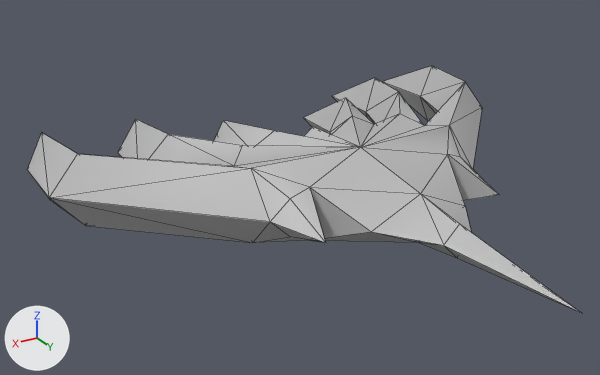
Before and after pictures for a commit that changed the FBX model Space44/Assets/Boss3 e 4/boss3.fbx.
Before and after are seen from a 50 mm lens placed at (0.233, 0.327, 0.475), pointed at (0.027, -0.016, 0.303). The axes (+X, +Y, +Z) are drawn at lower left. The lights are the same throughout. Mesh edges are drawn as thin lines. Where no turn or scale is listed for an object, it has been applied to the vertices.

The older version as bpy lines, for what is in view:
```python
me_mesh = bpy.data.meshes.new('Mesh')
me_mesh.from_pydata(...)  # 96 vertices, 188 faces; spans x -0.144..0.144, y -0.148..0.15, z -0.02..0.02
me_mesh.materials.append(mat_lambert1)  # grey #bcbcbc
ob_pcube1 = bpy.data.objects.new('pCube1', me_mesh)
ob_pcube1.location = (-0.0007, -0.0016, 0.3052)
```
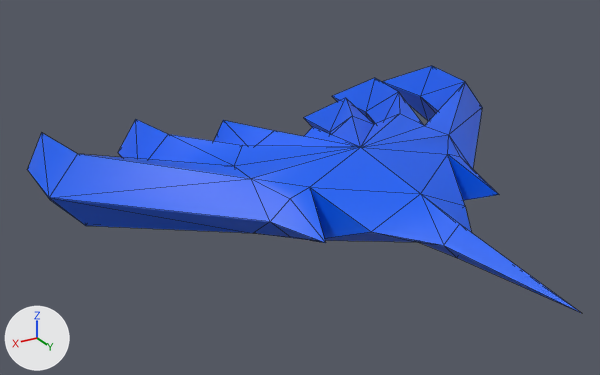
Pixel boxes [x1, y1, x2, y2] of what changed, in the pictures (600 x 375 px):
'pCube1', recoloured (grey to blue)
    both: [27, 66, 581, 313]

The change in detail:
Picture 'uv_boss3.jpg' (img_uv_boss3_jpg) is new.
Material 'corpo' (mat_corpo) is new.
Its texture is img_uv_boss3_jpg.
me_mesh has 96 vertices, 188 faces and spans x -0.144..0.144, y -0.148..0.15, z -0.02..0.02.
me_mesh no longer uses material mat_lambert1 (grey #bcbcbc).
me_mesh now uses material mat_corpo (picture img_uv_boss3_jpg).
